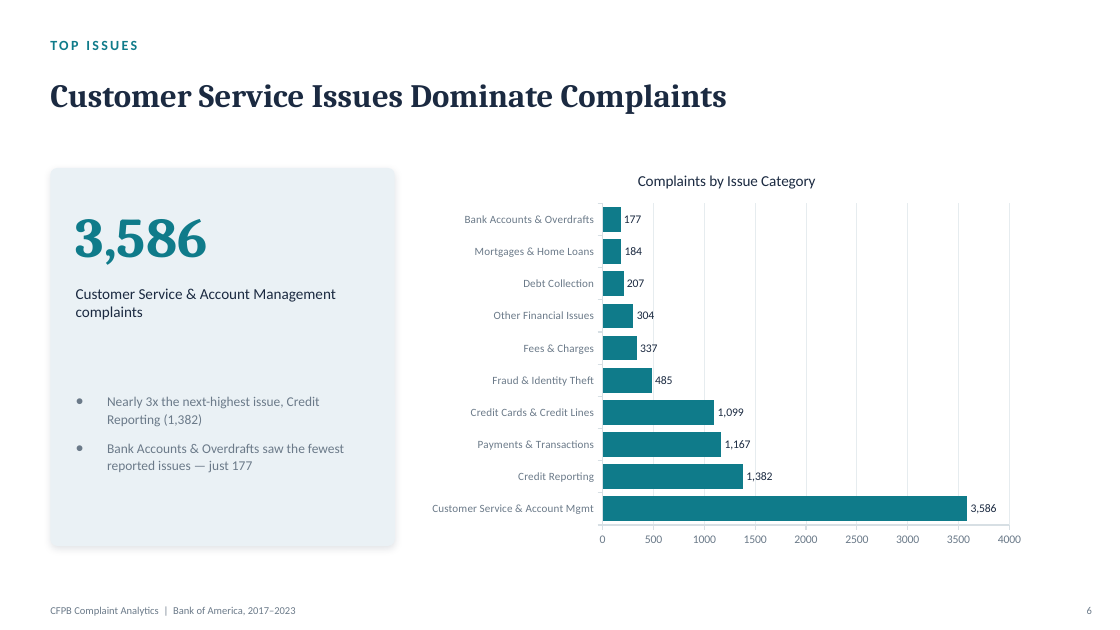
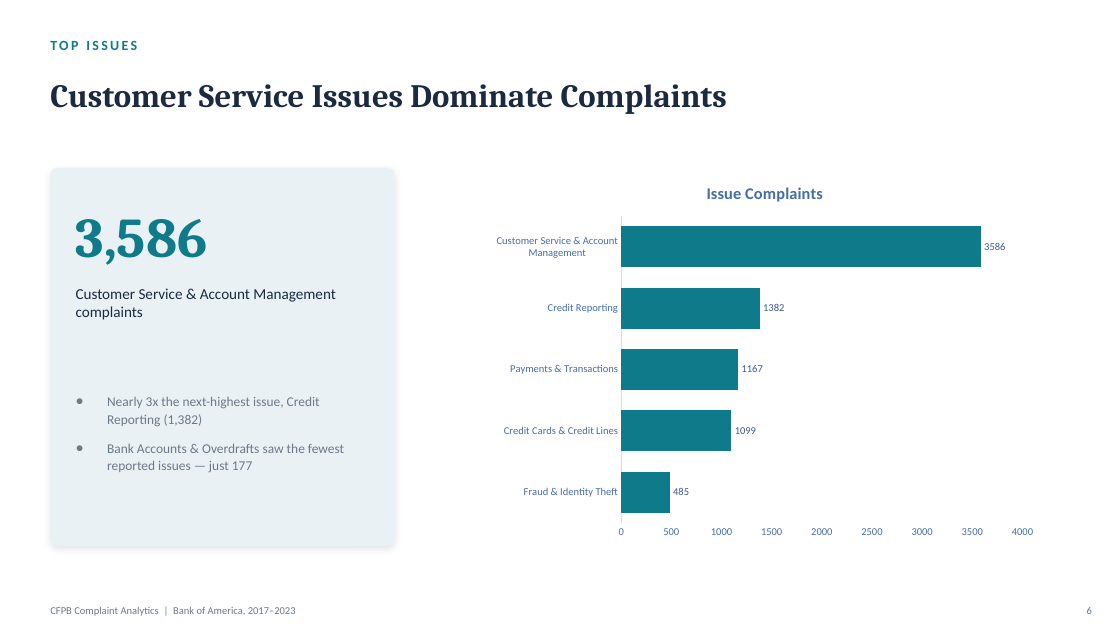
Before and after one commit to muchammadwr/consumer-financial-protection-bureau, a slide deck: slide 6 of Presentation.pptx. Drawn at 1120x630 pixels with LibreOffice and Linux fonts; fonts in the diff are those of the drawing. Boxes give left, top, right and bottom in pixels: in the first picture for what was removed or moved away, otherwise in the second. Text is boxed around its words. In the diff, an @@ line names an element or a change of style, - is before the commit and + after.

```diff
--- a/Presentation.pptx
+++ b/Presentation.pptx
@@ bar chart at box(486, 168, 1045, 546) @@
@@ title "Complaints by Issue Category" to "Issue Complaints " @@
-categories: Customer Service & Account Mgmt, Credit Reporting, Payments & Transactions, Credit Cards & Credit Lines, Fraud & Identity Theft, Fees & Charges, Other Financial Issues, Debt Collection, Mortgages & Home Loans, Bank Accounts & Overdrafts
+categories: Fraud & Identity Theft, Credit Cards & Credit Lines, Payments & Transactions, Credit Reporting, Customer Service & Account Management
-Series 1: 3586, 1382, 1167, 1099, 485, 337, 304, 207, 184, 177
+Series 1: 485, 1099, 1167, 1382, 3586
@@ data labels of Series 1 changed @@
@@ category axis changed @@
@@ value axis changed @@
@@ bar spacing changed @@
@@ bar chart: place and size @@
-bar chart at box(420, 155, 1033, 555)
+bar chart at box(486, 168, 1045, 546)
```
Also in this commit, not shown: 2 other slides changed, 4 other files.
